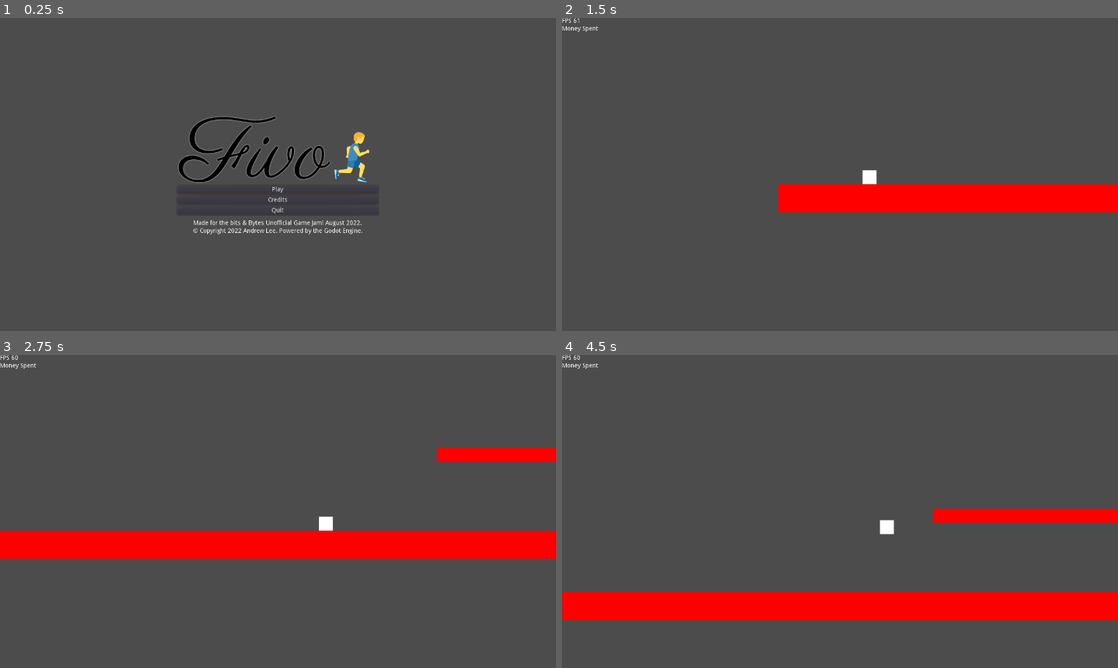
Above: before the commit, frames 1-4 (two rows, left to right).
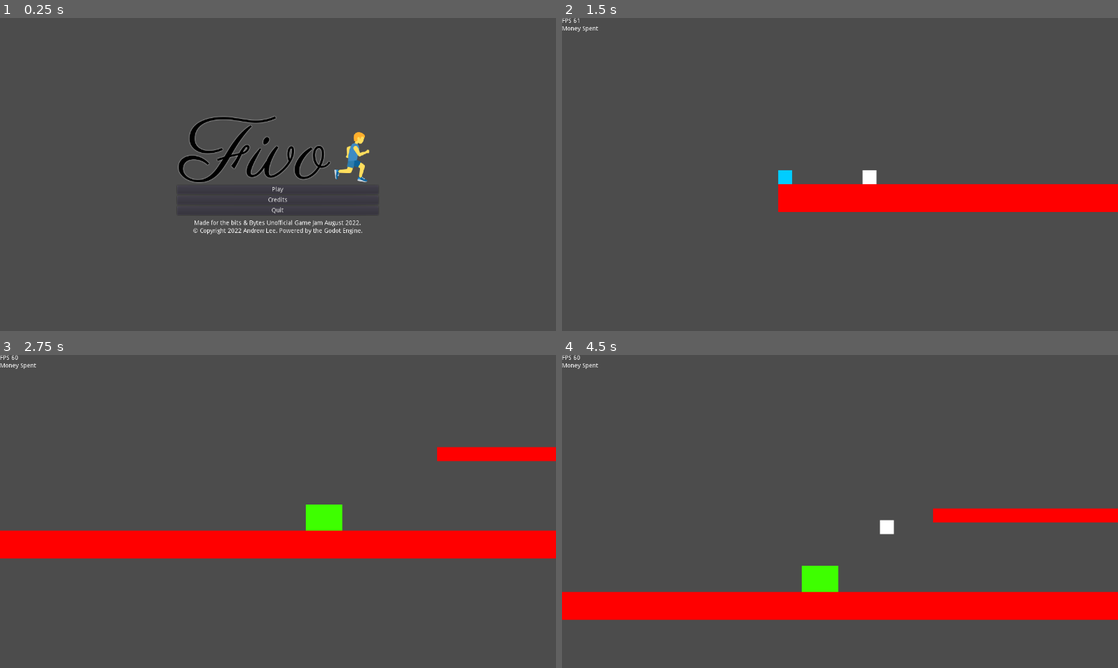
Above: after the commit, the same moments.

Repository: Alee14/frivolous-run
Game: Godot game, scene res://menu/Menu.tscn
Same seed, same stepped clock (60 frames per second), same inputs: the game is played once before the commit and once after it.
Inputs:
- Up to frame 1 (0.25 s): no input
- Up to frame 2 (1.5 s): click "Play" at 0.5 s; hold D (right) from 1.28 s (still down)
- Up to frame 3 (2.75 s): keep holding D (right); tap Space (jump) at 1.52, 2.27 s
- Up to frame 4 (4.5 s): release D (right) at 2.78 s; hold A (left) 2.78-3.53 s; hold D (right) from 3.53 s (still down); tap Space (jump) at 3.77 s

The runs differ from the first frame. In frame 1, 0.3% of the frame differs, in the area x 34-65%, y 64-67%; in frame 2, 0.1%; in frame 3, 0.6%, in the area x 55-62%, y 47-57%; in frame 4, 0.6%.

Commit message:
Added new music; Victor

Diff:
--- /dev/null
+++ b/default_bus_layout.tres
@@ -0,0 +1,9 @@
+[gd_resource type="AudioBusLayout" format=2]
+
+[resource]
+bus/1/name = "Music"
+bus/1/solo = false
+bus/1/mute = false
+bus/1/bypass_fx = false
+bus/1/volume_db = 0.0
+bus/1/send = "Master"
--- a/game/Game.gd
+++ b/game/Game.gd
@@ -1,18 +1,5 @@
 extends Node2D
 
-
-# Declare member variables here. Examples:
-# var a = 2
-# var b = "text"
-
-
-# Called when the node enters the scene tree for the first time.
 func _ready():
 
 	pass # Replace with function body.
-
-
-# Called every frame. 'delta' is the elapsed time since the previous frame.
-#func _process(delta):
-
-#	pass
--- a/game/Game.tscn
+++ b/game/Game.tscn
@@ -1,23 +1,22 @@
-[gd_scene load_steps=9 format=2]
+[gd_scene load_steps=10 format=2]
 
 [ext_resource path="res://game/Game.gd" type="Script" id=1]
 [ext_resource path="res://game/Interface.tscn" type="PackedScene" id=2]
 [ext_resource path="res://assets/tilemap.tres" type="TileSet" id=3]
-[ext_resource path="res://assets/images/white.png" type="Texture" id=4]
-[ext_resource path="res://game/characters/player/Player.gd" type="Script" id=5]
+[ext_resource path="res://game/characters/player/Player.tscn" type="PackedScene" id=4]
+[ext_resource path="res://game/characters/victor/Victor.tscn" type="PackedScene" id=5]
 [ext_resource path="res://game/Pause.gd" type="Script" id=6]
 [ext_resource path="res://assets/audio/Happy Bee.mp3" type="AudioStream" id=7]
-
-[sub_resource type="RectangleShape2D" id=1]
-extents = Vector2( 8, 8 )
+[ext_resource path="res://game/objects/Shop.tscn" type="PackedScene" id=8]
+[ext_resource path="res://game/characters/victor/Victor.gd" type="Script" id=9]
 
 [node name="World" type="Node2D"]
 script = ExtResource( 1 )
 
 [node name="AudioStreamPlayer" type="AudioStreamPlayer" parent="."]
-pause_mode = 2
 stream = ExtResource( 7 )
 autoplay = true
+bus = "Music"
 
 [node name="HUD" type="CanvasLayer" parent="."]
 
@@ -59,35 +58,66 @@
 margin_bottom = 38.0
 text = "Resume"
 
+[node name="Mute" type="Button" parent="Pause/Pause/Overlay/CenterContainer/VBoxContainer"]
+visible = false
+margin_right = 12.0
+margin_bottom = 20.0
+text = "Mute"
+
 [node name="Quit" type="Button" parent="Pause/Pause/Overlay/CenterContainer/VBoxContainer"]
 margin_top = 42.0
 margin_right = 64.0
 margin_bottom = 62.0
 text = "Quit"
 
+[node name="Game Over" type="CanvasLayer" parent="."]
+
+[node name="Game Over" type="Control" parent="Game Over"]
+pause_mode = 2
+visible = false
+anchor_right = 1.0
+anchor_bottom = 1.0
+
+[node name="Overlay" type="ColorRect" parent="Game Over/Game Over"]
+anchor_right = 1.0
+anchor_bottom = 1.0
+color = Color( 0, 0, 0, 0.352941 )
+
+[node name="CenterContainer" type="CenterContainer" parent="Game Over/Game Over/Overlay"]
+anchor_right = 1.0
+anchor_bottom = 1.0
+
+[node name="VBoxContainer" type="VBoxContainer" parent="Game Over/Game Over/Overlay/CenterContainer"]
+margin_left = 461.0
+margin_top = 344.0
+margin_right = 818.0
+margin_bottom = 375.0
+
+[node name="Label" type="Label" parent="Game Over/Game Over/Overlay/CenterContainer/VBoxContainer"]
+margin_right = 357.0
+margin_bottom = 31.0
+text = "Game Over!
+Victor has banned you from b&B for taking his Up card..."
+align = 1
+
 [node name="TileMap" type="TileMap" parent="."]
 tile_set = ExtResource( 3 )
 cell_size = Vector2( 16, 16 )
+bake_navigation = true
 format = 1
 tile_data = PoolIntArray( 2424870, 0, 0, 2424871, 0, 0, 2424872, 0, 0, 2424873, 0, 0, 2424874, 0, 0, 2424875, 0, 0, 242 …(2937 unchanged characters)…
 
-[node name="Player" type="KinematicBody2D" parent="."]
-position = Vector2( 50, 600 )
-script = ExtResource( 5 )
-MAXSPEED = 200
-JUMPFORCE = 500
-ACCEL = 100
+[node name="Player" parent="." instance=ExtResource( 4 )]
 
-[node name="Sprite" type="Sprite" parent="Player"]
-texture = ExtResource( 4 )
+[node name="Shop" parent="." instance=ExtResource( 8 )]
+light_mask = 3
+position = Vector2( 478, 673 )
+scale = Vector2( 2.61361, 1.88 )
 
-[node name="CollisionShape2D" type="CollisionShape2D" parent="Player"]
-shape = SubResource( 1 )
-
-[node name="Camera2D" type="Camera2D" parent="Player"]
-current = true
-zoom = Vector2( 0.5, 0.5 )
-smoothing_enabled = true
+[node name="Victor" parent="." instance=ExtResource( 5 )]
+position = Vector2( 8, 680 )
+script = ExtResource( 9 )
 
 [connection signal="pressed" from="Pause/Pause/Overlay/CenterContainer/VBoxContainer/Resume" to="Pause/Pause" method="_on_Resume_pressed"]
+[connection signal="pressed" from="Pause/Pause/Overlay/CenterContainer/VBoxContainer/Mute" to="Pause/Pause" method="_on_Mute_pressed"]
 [connection signal="pressed" from="Pause/Pause/Overlay/CenterContainer/VBoxContainer/Quit" to="Pause/Pause" method="_on_Quit_pressed"]
--- a/game/Pause.gd
+++ b/game/Pause.gd
@@ -12,6 +12,10 @@
 	get_tree().paused = new_pause_state
 	visible = new_pause_state
 
+func _on_Mute_pressed():
+	var player = get_node("../../AudioStreamPlayer")
+	var player_paused = not player.stream_paused
+	player.stream_paused = player_paused
 
 func _on_Quit_pressed():
 	get_tree().quit()
--- a/game/characters/player/Player.tscn
+++ b/game/characters/player/Player.tscn
@@ -1,38 +1,25 @@
 [gd_scene load_steps=4 format=2]
 
+[ext_resource path="res://game/characters/player/Player.gd" type="Script" id=1]
 [ext_resource path="res://assets/images/white.png" type="Texture" id=2]
 
-[sub_resource type="GDScript" id=2]
-script/source = "extends KinematicBody2D
-
-
-# Declare member variables here. Examples:
-# var a = 2
-# var b = \"text\"
-
-
-# Called when the node enters the scene tree for the first time.
-func _ready():
-	pass # Replace with function body.
-
-
-# Called every frame. 'delta' is the elapsed time since the previous frame.
-#func _process(delta):
-#	pass
-"
-
 [sub_resource type="RectangleShape2D" id=1]
-extents = Vector2( 160, 160 )
+extents = Vector2( 8, 8 )
 
 [node name="Player" type="KinematicBody2D"]
-script = SubResource( 2 )
+position = Vector2( 50, 600 )
+script = ExtResource( 1 )
+MAXSPEED = 200
+JUMPFORCE = 500
+ACCEL = 100
 
-[node name="White" type="Sprite" parent="."]
-position = Vector2( -4.76837e-07, 0 )
-scale = Vector2( 20, 20 )
+[node name="Sprite" type="Sprite" parent="."]
 texture = ExtResource( 2 )
 
 [node name="CollisionShape2D" type="CollisionShape2D" parent="."]
 shape = SubResource( 1 )
 
 [node name="Camera2D" type="Camera2D" parent="."]
+current = true
+zoom = Vector2( 0.5, 0.5 )
+smoothing_enabled = true
--- /dev/null
+++ b/game/characters/victor/Victor.gd
@@ -0,0 +1,7 @@
+extends KinematicBody2D
+
+var speed = 100
+var velocity = Vector2(0, 0)
+
+func _physics_process(_delta):
+	pass
--- /dev/null
+++ b/game/characters/victor/Victor.tscn
@@ -0,0 +1,14 @@
+[gd_scene load_steps=3 format=2]
+
+[ext_resource path="res://assets/images/blue.png" type="Texture" id=1]
+
+[sub_resource type="RectangleShape2D" id=1]
+extents = Vector2( 8, 8 )
+
+[node name="Victor" type="KinematicBody2D"]
+
+[node name="Sprite" type="Sprite" parent="."]
+texture = ExtResource( 1 )
+
+[node name="CollisionShape2D" type="CollisionShape2D" parent="."]
+shape = SubResource( 1 )
--- /dev/null
+++ b/game/objects/Shop.tscn
@@ -0,0 +1,16 @@
+[gd_scene load_steps=3 format=2]
+
+[ext_resource path="res://assets/images/green.png" type="Texture" id=1]
+
+[sub_resource type="RectangleShape2D" id=1]
+extents = Vector2( 8, 8 )
+
+[node name="Shop" type="Node2D"]
+
+[node name="Sprite" type="Sprite" parent="."]
+texture = ExtResource( 1 )
+
+[node name="Area2D" type="Area2D" parent="."]
+
+[node name="CollisionShape2D" type="CollisionShape2D" parent="Area2D"]
+shape = SubResource( 1 )
--- a/menu/Menu.tscn
+++ b/menu/Menu.tscn
@@ -55,7 +55,7 @@
 margin_top = 242.0
 margin_right = 463.0
 margin_bottom = 256.0
-text = "Made for the bits & Bytes Unofficial Game Jam! August 2022."
+text = "Made for the bits & Bytes Unofficial Game Jam August 2022."
 align = 1
 
 [node name="Copyright" type="Label" parent="MarginContainer/CenterContainer/VBoxContainer"]
@@ -108,6 +108,14 @@
 margin_bottom = 68.0
 text = "Powered by the Godot Engine"
 
+[node name="Label5" type="Label" parent="CreditsDialog/MarginContainer/VBoxContainer"]
+margin_top = 72.0
+margin_right = 521.0
+margin_bottom = 120.0
+text = "Music used for this game:
+Digital Lemonade by Kevin Macleod
+Happy Bee by Kevin Macleod"
+
 [connection signal="button_up" from="MarginContainer/CenterContainer/VBoxContainer/Play" to="." method="_on_Play_button_up"]
 [connection signal="button_up" from="MarginContainer/CenterContainer/VBoxContainer/Credits" to="." method="_on_Credits_button_up"]
 [connection signal="button_up" from="MarginContainer/CenterContainer/VBoxContainer/Quit" to="." method="_on_Quit_button_up"]
--- a/project.godot
+++ b/project.godot
@@ -20,6 +20,10 @@
 window/size/height=720
 window/stretch/mode="viewport"
 window/stretch/aspect="expand"
+
+[global]
+
+layer=false
 
 [input]
 
@@ -44,6 +48,11 @@
  ]
 }
 
+[layer_names]
+
+2d_render/layer_1="Default"
+2d_render/layer_2="Shops"
+
 [physics]
 
 common/enable_pause_aware_picking=true
Not shown, added: assets/audio/Digital Lemonade.mp3.import
Binary file added: assets/images/blue.png
Not shown, added: assets/images/blue.png.import
Not shown, added: assets/audio/Digital Lemonade.mp3
